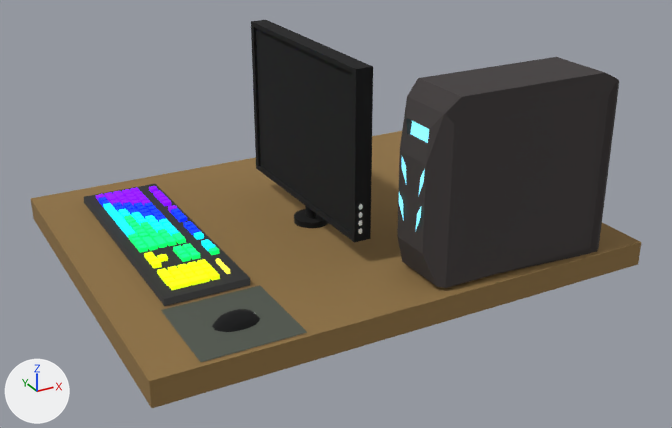
A saved change to the glTF model public/desktop_pc/lowpoly_pc.glb.
The view is the same before and after, from a 50 mm camera at (-24.9, -40.7, 21.7) aimed at (-2.4, 0.3, 1.2). The lights are fixed; the arrows at lower left show +X, +Y and +Z. Where no turn or scale is listed for an object, it has been applied to the vertices. Vertices at the same position are counted once.

The first picture shows 'Cube.109_Material.003_0', 'Cube.113_Material.015_0', 'Cube.114_Material.016_0', 'Cube.116_Material.016_0', 'Cube.117_Material.016_0', 'Cube_Material.014_0', 'Keyboard Body_Material_0', 'Mouse_Material.003_0', 'Plane_Material.018_0'.
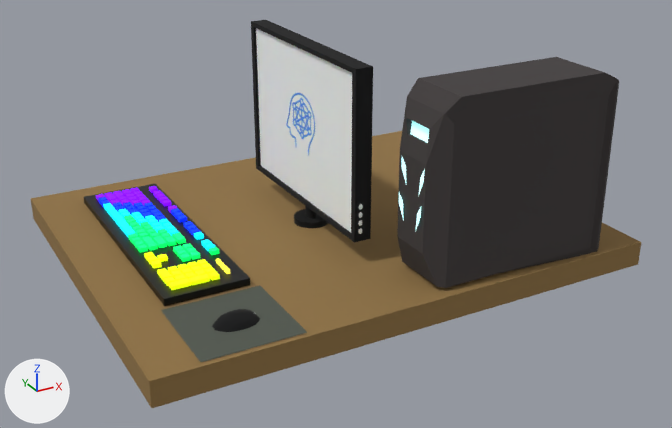
Where the change shows, as pixel boxes [x1, y1, x2, y2] in the pictures (672 x 428 px):
'Cube.114_Material.016_0', recoloured: [410, 121, 429, 143] in both
'Cube.116_Material.016_0', recoloured: [402, 157, 425, 194] in both
'Cube.117_Material.016_0', recoloured: [399, 193, 421, 232] in both
part 1 of me_cube_109_material_003_0, recoloured (black to grey): [256, 28, 352, 232] in both

Patch to the scene script:
```diff
--- a/public/desktop_pc/lowpoly_pc.glb.py
+++ b/public/desktop_pc/lowpoly_pc.glb.py
@@ img_logo_head___копия @@
+img_logo_head___копия = load_image('logo_head — копия', '_unpacked/logo_head________', 820, 850, 'sRGB')
@@ mat_material_016 @@
 mat_material_016 = principled_material('Material.016')
-mat_material_016.base_color = (0.0262, 0.271, 0.8)  # blue #2d8ee7
+mat_material_016.base_color = (0.97, 0.94, 1.0)  # white #fcf8ff
 mat_material_016.roughness = 0.943
@@ mat_материал @@
+mat_материал = principled_material('Материал')
+mat_материал.texture = img_logo_head___копия
@@ me_cube_109_material_003_0 @@
 me_cube_109_material_003_0.from_pydata(...)  # 24 vertices, 44 faces; spans x -3.64..-2.7, y -3.93..8.05, z 1.53..10.47
 # used by ob_cube_109_material_003_0; location = (0.0, 0.0, 0.0)
+# me_cube_109_material_003_0 part 1: 2 faces spanning x -3.48, y -3.58..7.7, z 1.79..10.21 switch from mat_material_003 (black #0d0e0f) to mat_материал (picture img_logo_head___копия)
```
